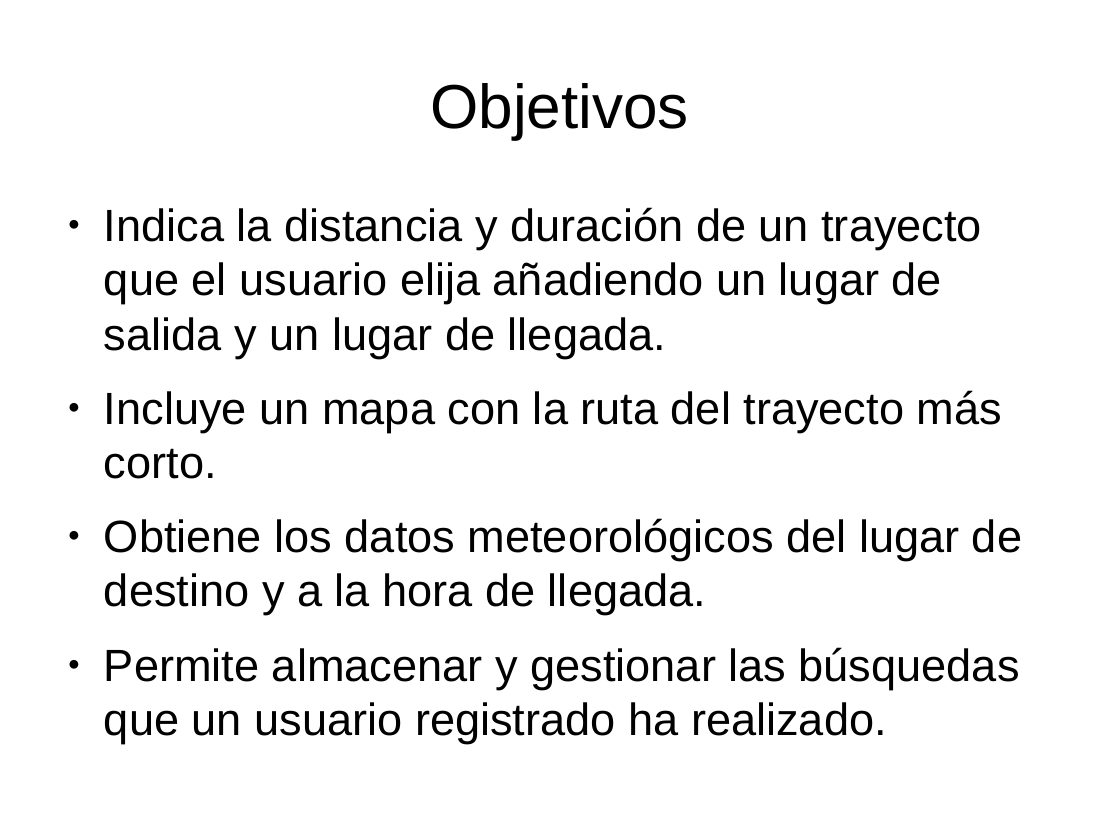
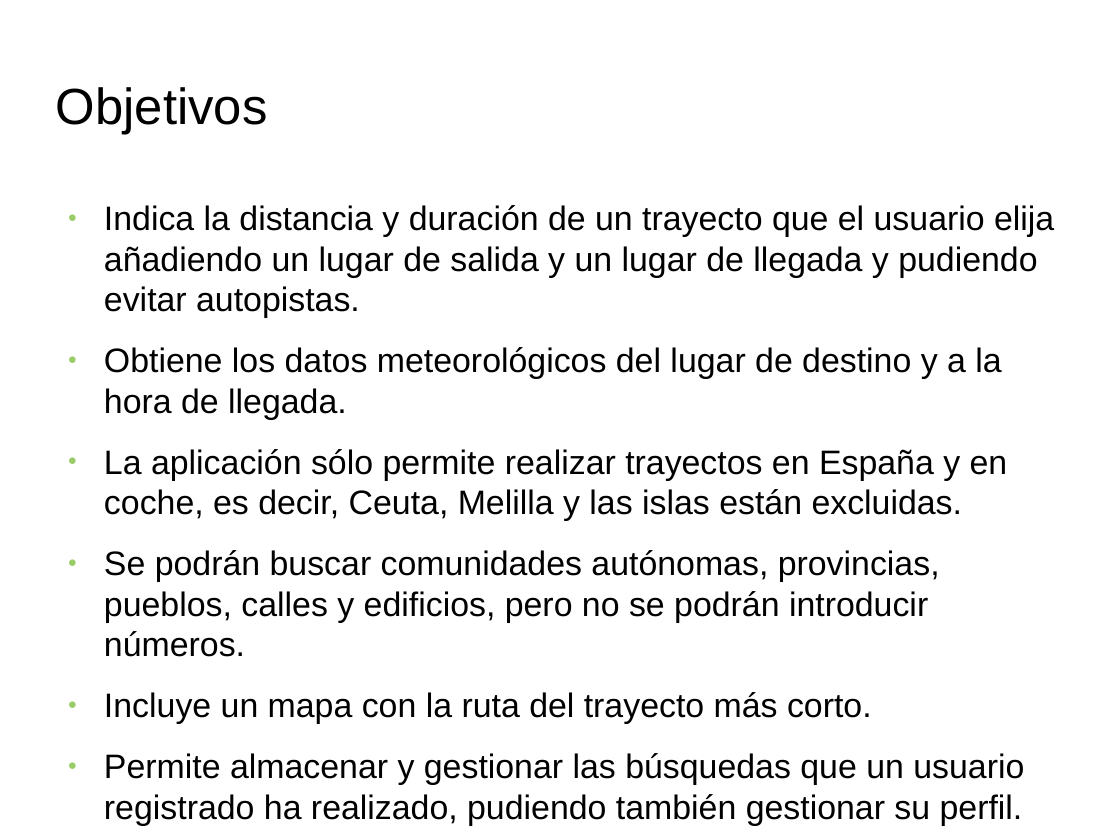
Before and after one commit to PatriiML11/ProyectoWeb, a slide deck: slide 3 of doc/Documentos/Presentacion.odp. Drawn at 1120x840 pixels with LibreOffice and Linux fonts; fonts in the diff are those of the drawing; background and template pictures are left out. Boxes give left, top, right and bottom in pixels: in the first picture for what was removed or moved away, otherwise in the second. Text is boxed around its words. In the diff, an @@ line names an element or a change of style, - is before the commit and + after.

```diff
--- a/doc/Documentos/Presentacion.odp
+++ b/doc/Documentos/Presentacion.odp
@@ title "Objetivos": place and size @@
-title "Objetivos" at bbox=[430, 83, 689, 139]
+title "Objetivos" at bbox=[56, 87, 268, 134]
@@ title "Objetivos" at bbox=[56, 87, 268, 134]: size 44 to 36 pt; alignment centre to left @@
@@ text at bbox=[104, 205, 1054, 657]: text changed; size 32 to 24.1 pt @@
-● Indica la distancia y duración de un trayecto que el usuario elija añadiendo un lugar de salida y un lugar de llegada.
+● Indica la distancia y duración de un trayecto que el usuario elija añadiendo un lugar de salida y un lugar de llegada y pudiendo evitar autopistas.
+● Obtiene los datos meteorológicos del lugar de destino y a la hora de llegada.
+● La aplicación sólo permite realizar trayectos en España y en coche, es decir, Ceuta, Melilla y las islas están excluidas.
+● Se podrán buscar comunidades autónomas, provincias, pueblos, calles y edificios, pero no se podrán introducir números.
@@ text at bbox=[104, 692, 872, 724]: size 32 to 24.1 pt in "Incluye un mapa con la ruta del ..."; bullet colour #000000 to #99CC66 @@
@@ text at bbox=[104, 753, 1024, 825]: text changed; size 32 to 24.1 pt @@
-● Obtiene los datos meteorológicos del lugar de destino y a la hora de llegada.
-● Permite almacenar y gestionar las búsquedas que un usuario registrado ha realizado.
+● Permite almacenar y gestionar las búsquedas que un usuario registrado ha realizado, pudiendo también gestionar su perfil.
```
Also in this commit, not shown: 20 other slides changed, 2 slides added, 41 other files.
